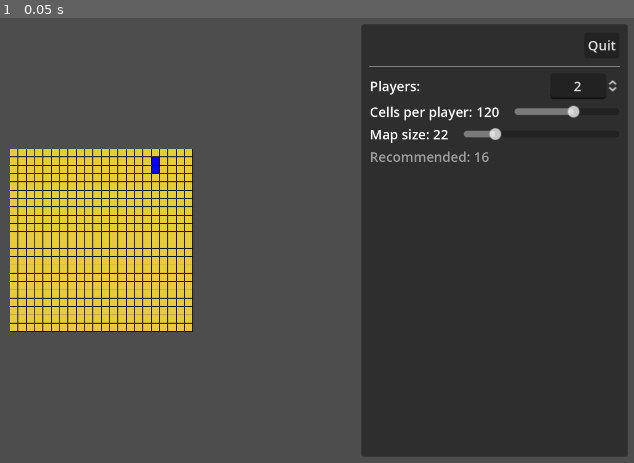
Above: before the commit, frame 1.
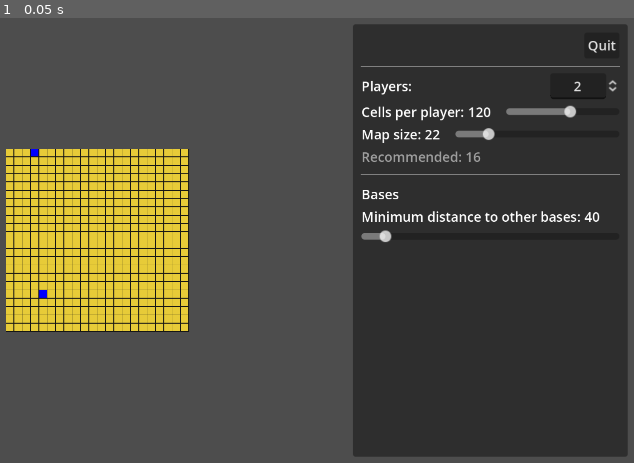
Above: after the commit, the same moment.

Repository: wadcom/kisarra-mapgen
Game: Godot game, scene res://main.tscn
Two runs of this game, one before a commit and one after it. Both use one fixed random seed, a clock stepped at 60 frames per second and the inputs below.
Inputs:
- Up to frame 1 (0.05 s): no input

The runs differ from the first frame. In frame 1, 6.5% of the frame differs, in the area x 0-98%, y 1-99%.

Commit message:
Add controls for distance to other bases

Diff:
--- a/side_panel.gd
+++ b/side_panel.gd
@@ -3,6 +3,7 @@
 signal parameters_changed(params: Variant)
 
 var _params = {
+	base_placement = { min_dist_to_other_bases = 40 },
 	cells_per_player = 120,
 	map_size = 22,
 	players_qty = 2,
@@ -14,11 +15,19 @@
 	%MapSize.value = _params.map_size
 	%PlayersQuantity.value = _params.players_qty
 
+	%BaseDistanceToOtherBasesSlider.value = _params.base_placement.min_dist_to_other_bases
+
 	_update_labels()
 
 
 func _on_quit_button_pressed():
 	get_tree().quit()
+
+
+func _on_base_distance_to_other_bases_value_changed(value):
+	_params.base_placement.min_dist_to_other_bases = int(value)
+	_update_labels()
+	parameters_changed.emit(_params)
 
 
 func _on_cells_per_player_value_changed(value):
@@ -44,3 +53,5 @@
 	%MapSizeLabel.text = str(_params.map_size)
 
 	%RecommendedMapSizeLabel.text = str(ceil(sqrt(_params.players_qty * _params.cells_per_player)))
+
+	%BaseDistanceToOtherBasesLabel.text = str(_params.base_placement.min_dist_to_other_bases)
--- a/side_panel.tscn
+++ b/side_panel.tscn
@@ -106,7 +106,42 @@
 theme_override_colors/font_color = Color(0.627451, 0.627451, 0.627451, 1)
 text = "99"
 
+[node name="HSeparator2" type="HSeparator" parent="."]
+layout_mode = 2
+theme_override_constants/separation = 10
+
+[node name="HBoxContainer" type="HBoxContainer" parent="."]
+layout_mode = 2
+
+[node name="BasesSectionLabel" type="Label" parent="."]
+layout_mode = 2
+text = "Bases"
+
+[node name="BasesDistanceToOtherBasesControls" type="HBoxContainer" parent="."]
+layout_mode = 2
+
+[node name="Label" type="Label" parent="BasesDistanceToOtherBasesControls"]
+layout_mode = 2
+text = "Minimum distance to other bases:"
+
+[node name="BaseDistanceToOtherBasesLabel" type="Label" parent="BasesDistanceToOtherBasesControls"]
+unique_name_in_owner = true
+custom_minimum_size = Vector2(28, 2.08165e-12)
+layout_mode = 2
+
+[node name="Control" type="Control" parent="BasesDistanceToOtherBasesControls"]
+custom_minimum_size = Vector2(10, 2.08165e-12)
+layout_mode = 2
+
+[node name="BaseDistanceToOtherBasesSlider" type="HSlider" parent="."]
+unique_name_in_owner = true
+layout_mode = 2
+min_value = 20.0
+max_value = 300.0
+value = 20.0
+
 [connection signal="pressed" from="ButtonBar/QuitButton" to="." method="_on_quit_button_pressed"]
 [connection signal="value_changed" from="PlayersQuantityControls/PlayersQuantity" to="." method="_on_players_quantity_value_changed"]
 [connection signal="value_changed" from="CellsPerPlayerControl/CellsPerPlayer" to="." method="_on_cells_per_player_value_changed"]
 [connection signal="value_changed" from="MapSizeControls/Controls/MapSize" to="." method="_on_map_size_value_changed"]
+[connection signal="value_changed" from="BaseDistanceToOtherBasesSlider" to="." method="_on_base_distance_to_other_bases_value_changed"]
